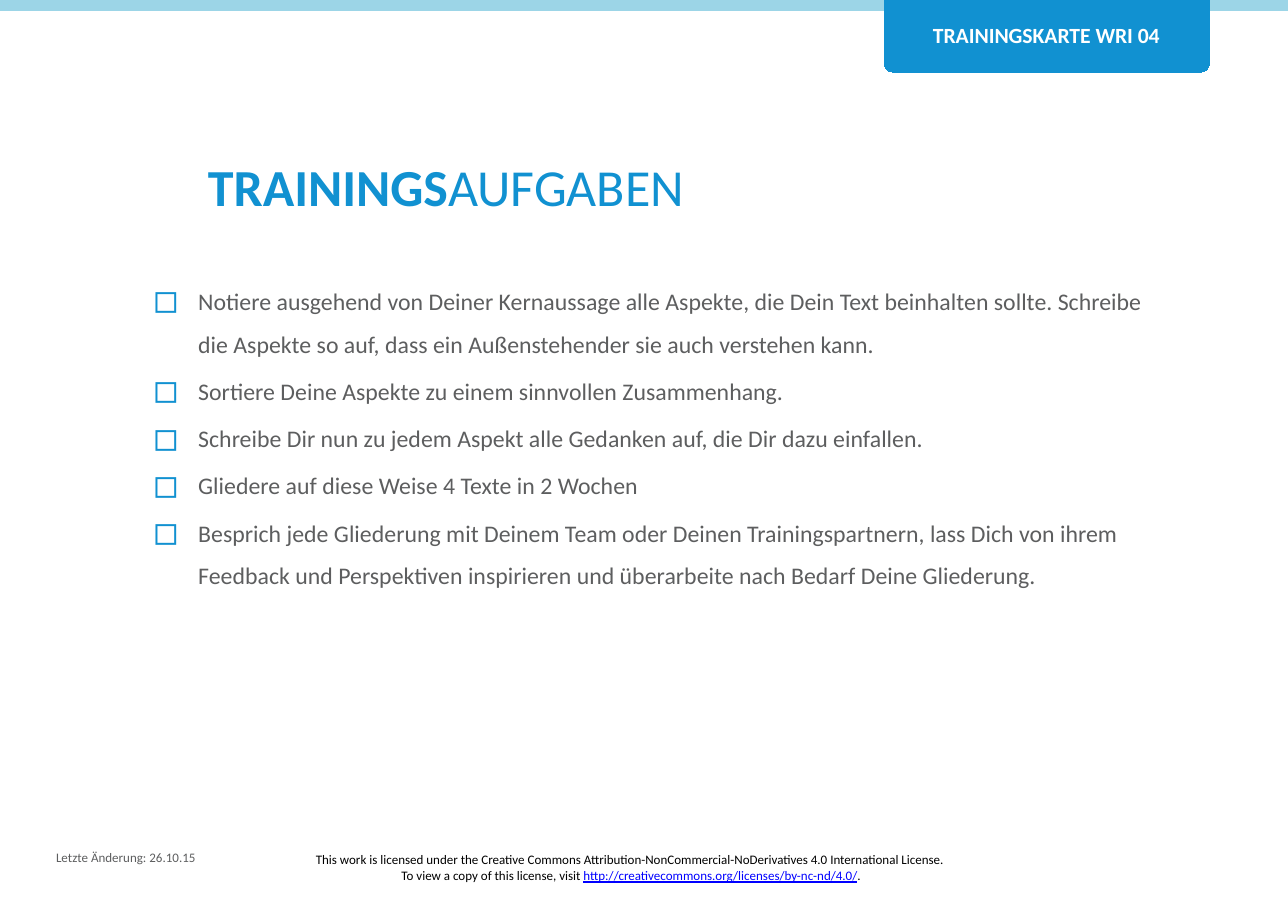
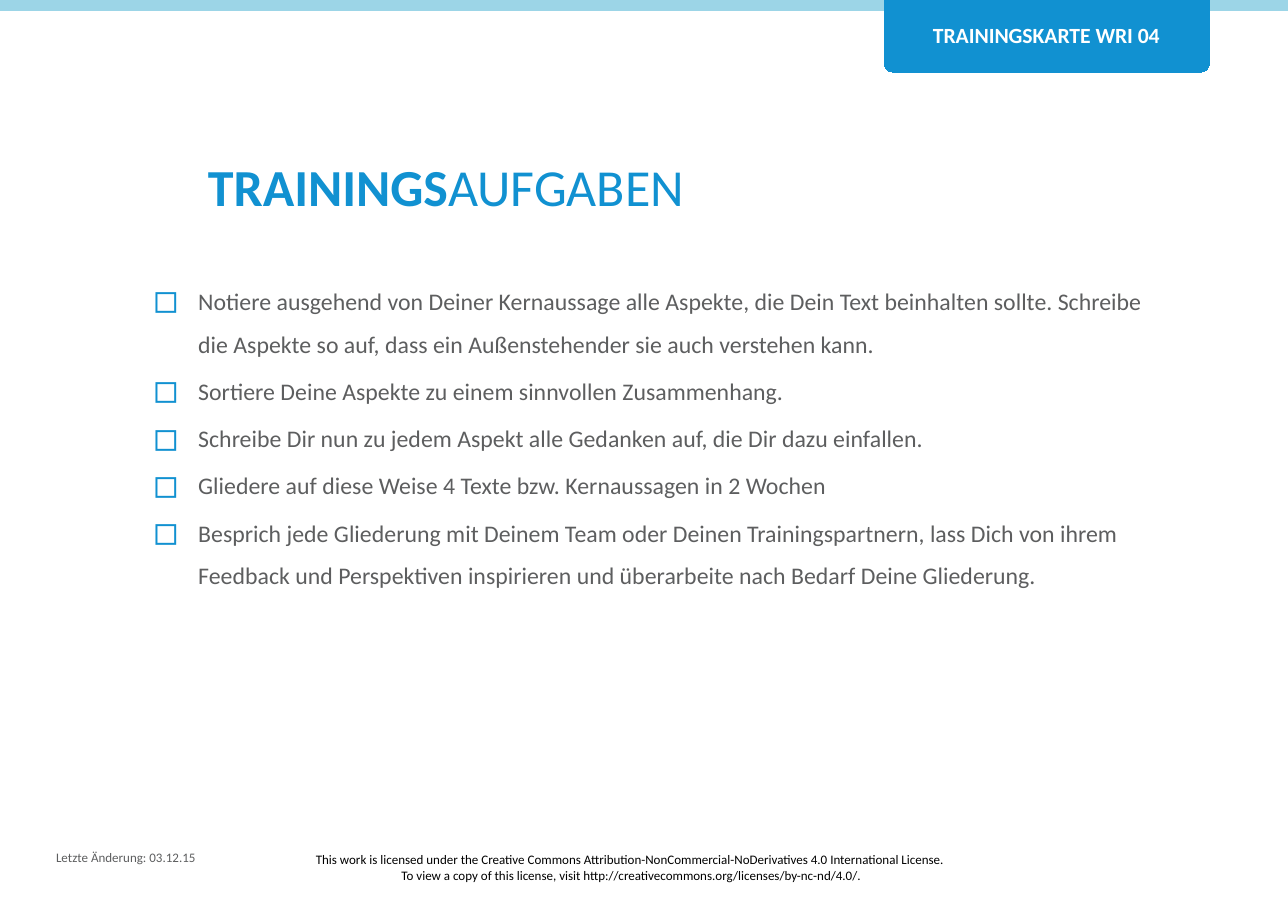
Before and after one commit to Teamtool/training-materials, a slide deck: slide 2 of training-cards/agile moves/Writing (WRI)/ger/apprentice/ger_wri_04_was_gehoert_in_den_text_AM_A.pptx. Drawn at 1288x907 pixels with LibreOffice and Linux fonts; fonts in the diff are those of the drawing; background and template pictures are left out. Boxes give left, top, right and bottom in pixels: in the first picture for what was removed or moved away, otherwise in the second. Text is boxed around its words. In the diff, an @@ line names an element or a change of style, - is before the commit and + after.

```diff
--- a/training-cards/agile moves/Writing (WRI)/ger/apprentice/ger_wri_04_was_gehoert_in_den_text_AM_A.pptx
+++ b/training-cards/agile moves/Writing (WRI)/ger/apprentice/ger_wri_04_was_gehoert_in_den_text_AM_A.pptx
@@ text at <box>198,477,826,498</box>: text changed @@
-◻ Gliedere auf diese Weise 4 Texte in 2 Wochen
+◻ Gliedere auf diese Weise 4 Texte bzw. Kernaussagen in 2 Wochen
@@ text at <box>56,851,195,864</box>: text changed @@
-Letzte Änderung: 26.10.15
+Letzte Änderung: 03.12.15
@@ text at <box>401,871,860,883</box>: text colour #0000FF to #000000, underline off in "http://creativecommons.org/licenses/by-nc-nd/4.0/." @@
```
Also in this commit, not shown: 1 other file.
